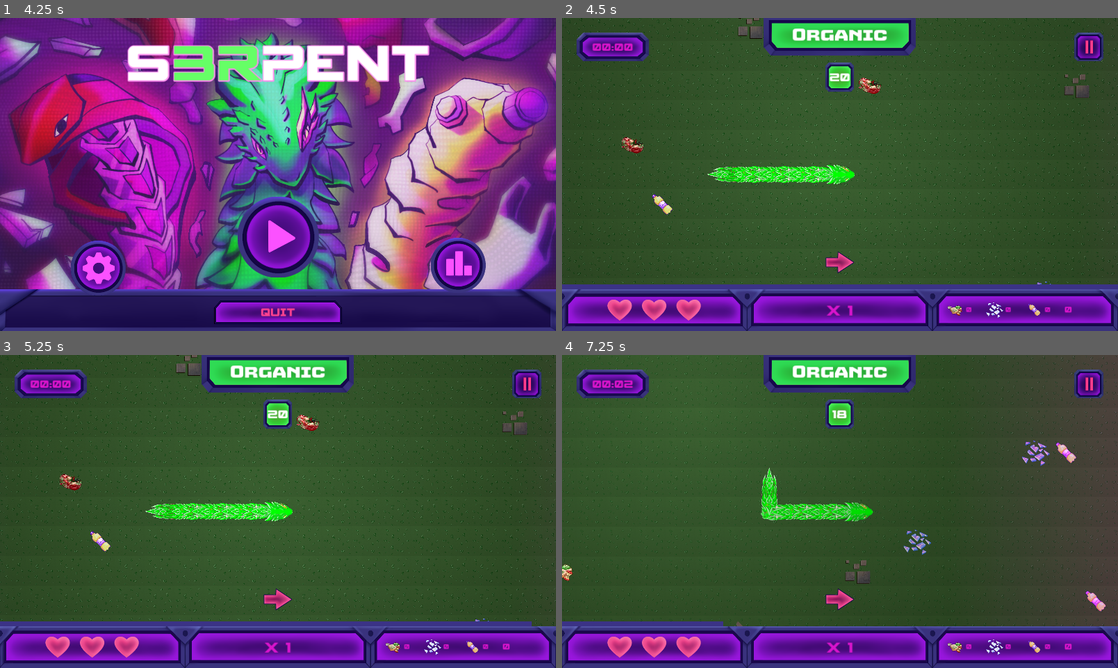
Above: before the commit, frames 1-4 (two rows, left to right).
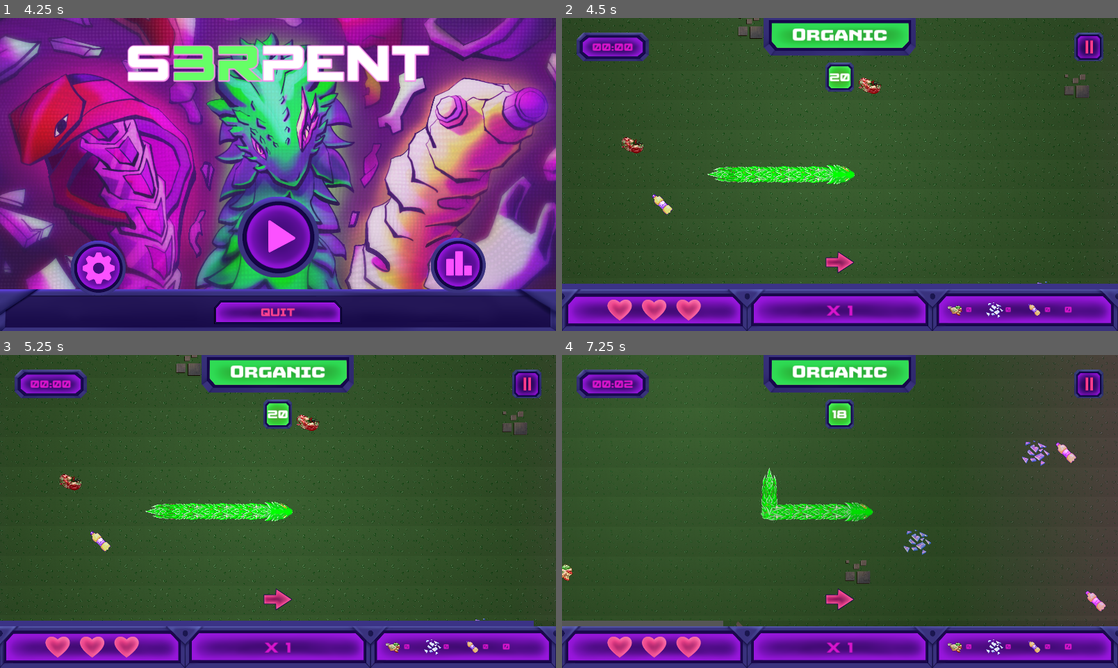
Above: after the commit, the same moments.

Repository: istamarahsan/s3rpent
Game: Godot game, scene res://root.tscn
Same seed, same stepped clock (60 frames per second), same inputs: the game is played once before the commit and once after it.
Inputs (mouse positions are in pixels of both pictures, inside the frame that each line leads up to):
- Up to frame 1 (4.25 s): hold Right (ui_right) 0.53-1.28 s; hold Space (sprint) 0.53-1.28 s; tap Enter at 1.25 s; hold Down (ui_down) 1.28-2.03 s; tap Space (sprint) at 1.35, 2, 2.85 s; hold Right (ui_right) 2.03-2.78 s; hold Space (sprint) 2.03-2.78 s; hold Up (ui_up) 2.78-3.53 s; hold Left (ui_left) from 3.53 s (still down); hold Space (sprint) from 3.53 s (still down)
- Up to frame 2 (4.5 s): release Left (ui_left) at 4.25 s; release Space (sprint) at 4.25 s; click (840, 237) at 4.25 s
- Up to frame 3 (5.25 s): tap Enter at 5 s; hold Left (ui_left) from 5.03 s (still down); tap Space (sprint) at 5.1 s
- Up to frame 4 (7.25 s): release Left (ui_left) at 5.78 s; hold Down (ui_down) 5.78-6.53 s; hold Space (sprint) 5.78-6.53 s; hold Right (ui_right) from 6.53 s (still down); tap Space (sprint) at 6.6 s

Frame 1 is identical in both runs. In frame 2, 0.2% of the frame differs, in the area x 0-100%, y 84-86%; in frame 3, 0.2%; in frame 4, 0.5%, in the area x 0-29%, y 84-87%.

Commit message:
tweak sprint display

Diff:
--- a/game.gd
+++ b/game.gd
@@ -37,6 +37,8 @@
 
 @export_range(0.1, 3, 0.1) var tick_time: float = 0.5
 @export_range(1, 3, 0.1) var sprint_timescale: float = 2.0
+@export_range(0.1, 5, 0.1) var sprint_capacity_seconds: float = 3.0
+@export_range(0, 1, 0.01) var minimum_sprint: float = 0.3
 
 @onready var presentation: Presentation = $Presentation as Presentation
 @onready var inner_game: CybersnakeGame = $CybersnakeGame as CybersnakeGame
@@ -44,12 +46,12 @@
 @onready var transition_timer: Timer = $TransitionTimer as Timer
 @onready var conversion_timer: Timer = $ConversionTimer as Timer
 
+@onready var sprint_seconds_remaining: float = sprint_capacity_seconds
 var state_hooks: Array[StateHook] = []
 var scheduler_hooks: Array[SchedulerHook] = []
 var is_action_cooldown: bool = false
 var is_sprint_active: bool = false
 var game_time_elapsed: float = 0
-var sprint_seconds_remaining: float = 3
 var state: State
 
 func _ready():
@@ -74,11 +76,9 @@
 					ran_out_of_sprint = true
 					tick_timer.wait_time = _calc_tick_interval()
 			else:
-				sprint_seconds_remaining = min(3.0, sprint_seconds_remaining + delta)
+				sprint_seconds_remaining = min(sprint_capacity_seconds, sprint_seconds_remaining + delta)
 
 			for hook in scheduler_hooks:
-				hook._time_elapsed = game_time_elapsed
-				hook._sprint_seconds_remaining = sprint_seconds_remaining
 				if ran_out_of_sprint:
 					hook.sprint_deactivated.emit()
 
@@ -99,12 +99,15 @@
 				conversion_timer.paused = false
 				$PauseMenuLayer.visible = false
 
+func can_sprint() -> bool:
+	return sprint_seconds_remaining >= sprint_capacity_seconds * minimum_sprint
+
 func _restart_scheduler():
 	is_action_cooldown = false
 	is_sprint_active = false
 	tick_timer.wait_time = _calc_tick_interval()
 	game_time_elapsed = 0
-	sprint_seconds_remaining = 3
+	sprint_seconds_remaining = sprint_capacity_seconds
 	tick_timer.stop()
 	transition_timer.stop()
 	conversion_timer.stop()
@@ -126,6 +129,7 @@
 			hook._game_timer = tick_timer
 			hook._transition_timer = transition_timer
 			hook._conversion_timer = conversion_timer
+			hook._scheduler = self
 			scheduler_hooks.push_back(hook)
 
 func _handle_direction_input(dir: InputDirection):
@@ -172,7 +176,7 @@
 #				hook.sprint_deactivated.emit()
 #			tick_timer.wait_time = _calc_tick_interval()
 		false:
-			if sprint_seconds_remaining < 1:
+			if not can_sprint():
 				return
 			is_sprint_active = true
 			for hook in scheduler_hooks:
--- a/hooks/scheduler_hook.gd
+++ b/hooks/scheduler_hook.gd
@@ -4,8 +4,8 @@
 var _game_timer: Timer
 var _transition_timer: Timer
 var _conversion_timer: Timer
-var _time_elapsed: float = 0
-var _sprint_seconds_remaining: float = 0
+
+var _scheduler: Game
 
 signal sprint_activated
 signal sprint_deactivated
@@ -17,10 +17,19 @@
 	return _game_timer.time_left if _game_timer != null and not _game_timer.is_stopped() else 0.0
 
 func time_elapsed() -> float:
-	return _time_elapsed
+	return _scheduler.game_time_elapsed if _scheduler else 0
 
 func sprint_seconds_remaining() -> float:
-	return _sprint_seconds_remaining
+	return _scheduler.sprint_seconds_remaining if _scheduler else 0
+
+func sprint_seconds_fraction() -> float:
+	return _scheduler.sprint_seconds_remaining / _scheduler.sprint_capacity_seconds if _scheduler else 0
+
+func can_sprint() -> float:
+	return _scheduler.can_sprint() if _scheduler else false
+
+func is_sprinting() -> bool:
+	return _scheduler.is_sprint_active if _scheduler else false
 
 func time_to_next_transition() -> float:
 	return 0.0 if _transition_timer == null else _transition_timer.wait_time if _transition_timer.is_stopped() else _transition_timer.time_left
--- a/presentation/hud/hud.gd
+++ b/presentation/hud/hud.gd
@@ -8,6 +8,8 @@
 @export var paper_set: HudSet
 @export var sparks: Array[GPUParticles2D] = []
 @export var hud_tint: Color = "5c8238"
+@export var sprint_sufficient_style: StyleBox
+@export var sprint_exhausted_style: StyleBox
 
 @onready var time_label: Label                = get_node("%TimeLabel") as Label
 @onready var category_bg: TextureRect         = get_node("%CategoryBg") as TextureRect
@@ -37,7 +39,8 @@
 func _process(delta):
 	time_label.text = _format_time(scheduler_hook.time_elapsed())
 	counter_label.text = str(ceilf(scheduler_hook.time_conversion_remaining() if (state_hook.handle != null and state_hook.handle.is_conversion_active) else scheduler_hook.time_to_next_transition()))
-	sprint_progress_bar.value = scheduler_hook.sprint_seconds_remaining()
+	sprint_progress_bar.value = scheduler_hook.sprint_seconds_fraction()
+	sprint_progress_bar.add_theme_stylebox_override("fill", sprint_sufficient_style if scheduler_hook.can_sprint() else sprint_exhausted_style)
 
 func _on_state_hook_initialized():
 	_to_set(_match_polarity(state_hook.handle.snake_mode))
--- a/presentation/hud/hud.tscn
+++ b/presentation/hud/hud.tscn
@@ -12,17 +12,24 @@
 [ext_resource type="FontFile" uid="uid://bck4vn8cx20wc" path="res://assets/fonts/Sagu Exora.ttf" id="5_ejmph"]
 [ext_resource type="Texture2D" uid="uid://rwwhwnuasmjr" path="res://assets/hud/trash category/countdown plastic.png" id="5_xk41w"]
 [ext_resource type="Material" uid="uid://c0n0pkiu0gocb" path="res://presentation/hud/sparks.tres" id="6_2kamr"]
+[ext_resource type="StyleBox" uid="uid://bbxl1umoy2k7w" path="res://presentation/hud/sprint_exhausted.tres" id="7_duam8"]
 [ext_resource type="Texture2D" uid="uid://daruim7m32pfi" path="res://assets/hud/pause.png" id="7_dvgmn"]
 [ext_resource type="Texture2D" uid="uid://defv4clcv12ds" path="res://assets/hud/LIGHTTT.png" id="7_r7xiw"]
 [ext_resource type="Script" path="res://hooks/state_hook.gd" id="11_jukjf"]
 [ext_resource type="Script" path="res://hooks/scheduler_hook.gd" id="12_nqxuo"]
 [ext_resource type="PackedScene" uid="uid://m3pv7pcdoa1y" path="res://presentation/hud/heart.tscn" id="13_d2dr5"]
+[ext_resource type="StyleBox" uid="uid://c7yy5hski4vuu" path="res://presentation/hud/sprint_sufficient.tres" id="13_wt5t2"]
 [ext_resource type="Texture2D" uid="uid://c3xh0f84dgmdg" path="res://assets/world/TrashyTileset.png" id="14_cc7ou"]
 
-[sub_resource type="StyleBoxEmpty" id="StyleBoxEmpty_8keud"]
-
-[sub_resource type="StyleBoxFlat" id="StyleBoxFlat_6u1r7"]
-bg_color = Color(0.231373, 0.2, 0.52549, 1)
+[sub_resource type="StyleBoxFlat" id="StyleBoxFlat_2snbr"]
+bg_color = Color(0.6, 0.6, 0.6, 0)
+border_width_left = 2
+border_width_top = 2
+border_width_right = 2
+border_width_bottom = 2
+border_color = Color(0.258824, 0.8, 0.8, 0)
+shadow_color = Color(0, 0, 0, 0.0823529)
+shadow_size = 2
 
 [sub_resource type="AtlasTexture" id="AtlasTexture_yk25a"]
 atlas = ExtResource("14_cc7ou")
@@ -49,6 +56,8 @@
 organic_set = ExtResource("4_j7s7m")
 paper_set = ExtResource("5_aud8h")
 sparks = [NodePath("Sparks1"), NodePath("Sparks2"), NodePath("Sparks3")]
+sprint_sufficient_style = ExtResource("13_wt5t2")
+sprint_exhausted_style = ExtResource("7_duam8")
 
 [node name="Sparks1" type="GPUParticles2D" parent="."]
 position = Vector2(959, 30)
@@ -241,12 +250,13 @@
 [node name="SprintBar" type="ProgressBar" parent="Bottom"]
 unique_name_in_owner = true
 layout_mode = 2
-offset_top = 40.0
+offset_top = 39.0
 offset_right = 1920.0
-offset_bottom = 57.0
-theme_override_styles/background = SubResource("StyleBoxEmpty_8keud")
-theme_override_styles/fill = SubResource("StyleBoxFlat_6u1r7")
-max_value = 3.0
+offset_bottom = 56.0
+theme_override_styles/background = SubResource("StyleBoxFlat_2snbr")
+theme_override_styles/fill = ExtResource("13_wt5t2")
+max_value = 1.0
+value = 0.5
 show_percentage = false
 
 [node name="HBoxContainer" type="VBoxContainer" parent="Bottom"]
--- /dev/null
+++ b/presentation/hud/sprint_exhausted.tres
@@ -0,0 +1,4 @@
+[gd_resource type="StyleBoxFlat" format=3 uid="uid://bbxl1umoy2k7w"]
+
+[resource]
+bg_color = Color(0.337255, 0.337255, 0.337255, 1)
--- /dev/null
+++ b/presentation/hud/sprint_sufficient.tres
@@ -0,0 +1,4 @@
+[gd_resource type="StyleBoxFlat" format=3 uid="uid://c7yy5hski4vuu"]
+
+[resource]
+bg_color = Color(0.231373, 0.2, 0.52549, 1)
Not shown: 1 places in presentation/hud/hud.tscn that only renumber resources
